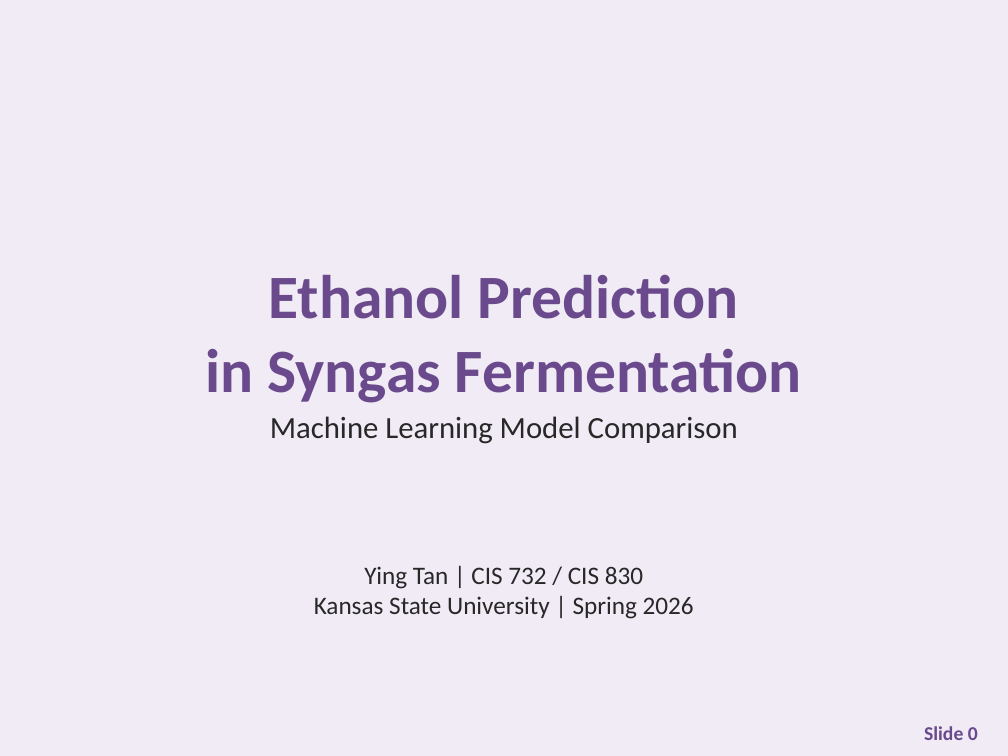
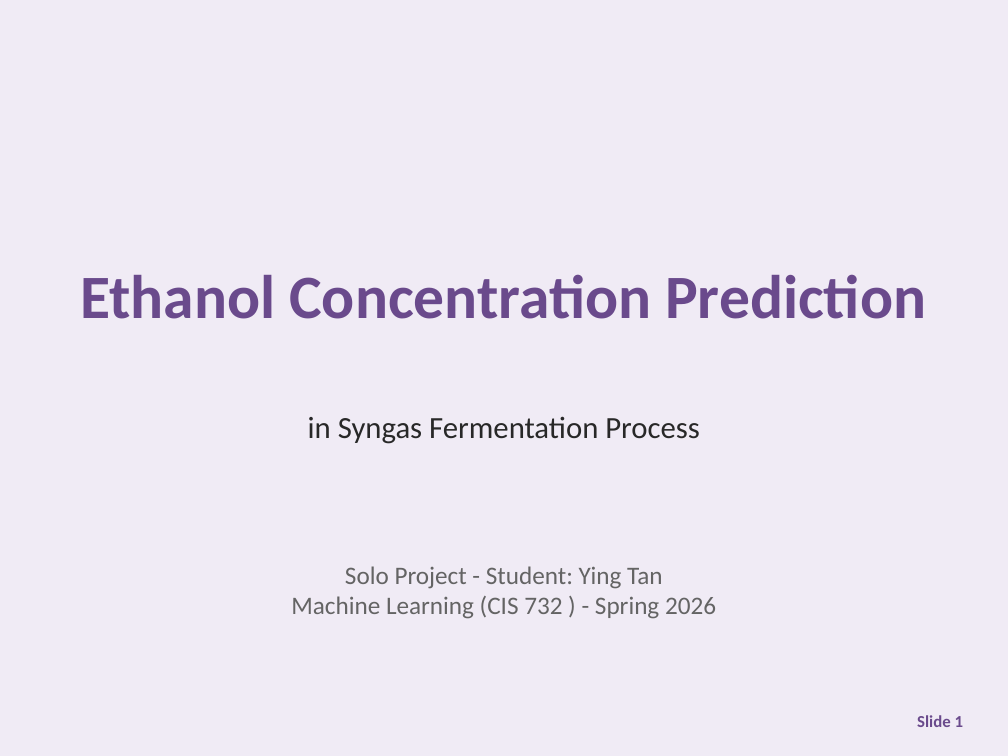
Before and after one commit to tanyingy-kau/ML-Assignments, a slide deck: slide 1 of slides/term_project_presentation_SYNGAS--group 6 Ying.pptx. Drawn at 1008x756 pixels with LibreOffice and Linux fonts; fonts in the diff are those of the drawing. Boxes give left, top, right and bottom in pixels: in the first picture for what was removed or moved away, otherwise in the second. Text is boxed around its words. In the diff, an @@ line names an element or a change of style, - is before the commit and + after.

Commit message:
Restore original group 6 Ying PPT from Canvas submission

```diff
--- a/slides/term_project_presentation_SYNGAS--group 6 Ying.pptx
+++ b/slides/term_project_presentation_SYNGAS--group 6 Ying.pptx
@@ text at [80, 274, 926, 319]: text changed @@
-Ethanol Prediction
-in Syngas Fermentation
+Ethanol Concentration Prediction
@@ text at [308, 416, 700, 444]: text changed @@
-Machine Learning Model Comparison
+in Syngas Fermentation Process
@@ text at [291, 566, 716, 619]: text changed; text colour #282828 to #646464 @@
-Ying Tan | CIS 732 / CIS 830
-Kansas State University | Spring 2026
+Solo Project - Student: Ying Tan
+Machine Learning (CIS 732 ) - Spring 2026
@@ text at [917, 715, 963, 727]: text changed; size 14 to 12 pt @@
-Slide 0
+Slide 1
```
Also in this commit, not shown: 4 other slides changed, 8 slides added, 5 slides removed.
